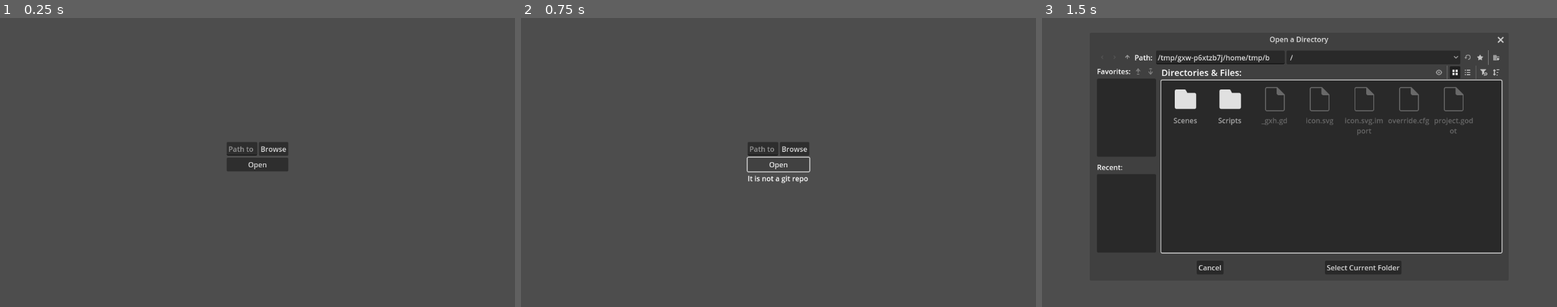
Above: before the commit, frames 1-3 (left to right).
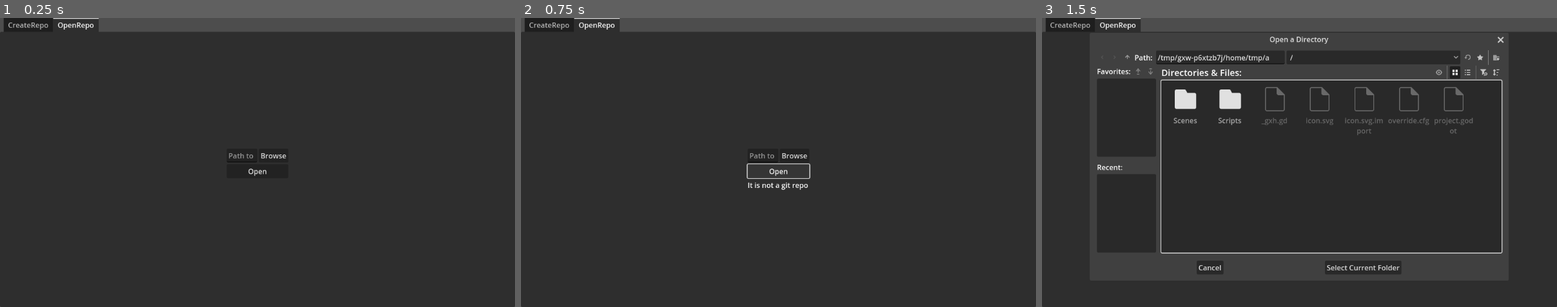
Above: after the commit, the same moments.

Repository: Grove-Game-Studios/git-grove
Game: Godot game, scene res://Scenes/Tab.tscn
Two runs of this game, one before a commit and one after it. Both use one fixed random seed, a clock stepped at 60 frames per second and the inputs below. The project has no main scene, so this scene is started directly.
Inputs:
- Up to frame 1 (0.25 s): no input
- Up to frame 2 (0.75 s): click "Open" at 0.5 s
- Up to frame 3 (1.5 s): click "Browse" at 1.25 s

The runs differ from the first frame. In frame 1, 95% of the frame differs, in the area x 0-100%, y 0-100%; in frame 2, 95%; in frame 3, 26%.

Commit message:
Small UX change

Diff:
--- a/Scenes/Tab.tscn
+++ b/Scenes/Tab.tscn
@@ -1,7 +1,8 @@
-[gd_scene load_steps=4 format=3 uid="uid://ydvb7lji1qrq"]
+[gd_scene load_steps=5 format=3 uid="uid://ydvb7lji1qrq"]
 
 [ext_resource type="Script" uid="uid://8yj2i6goht8g" path="res://Scripts/Tab.gd" id="1_3dip1"]
 [ext_resource type="PackedScene" uid="uid://bxco2jug7bp4s" path="res://Scenes/OpenRepo.tscn" id="2_qq3vb"]
+[ext_resource type="PackedScene" uid="uid://cgfop7y1qc2hk" path="res://Scenes/CreateRepo.tscn" id="3_4bvcn"]
 [ext_resource type="PackedScene" uid="uid://bk4uexmv8av8k" path="res://Scenes/RepoView.tscn" id="3_qeu5h"]
 
 [node name="Tab" type="Control"]
@@ -13,11 +14,35 @@
 grow_vertical = 2
 script = ExtResource("1_3dip1")
 
-[node name="OpenRepo" parent="." instance=ExtResource("2_qq3vb")]
-layout_mode = 1
-
 [node name="RepoView" parent="." instance=ExtResource("3_qeu5h")]
 visible = false
 layout_mode = 1
 
-[connection signal="open_repo" from="OpenRepo" to="." method="_on_open_repo_open_repo"]
+[node name="OpenCreate" type="Control" parent="."]
+layout_mode = 1
+anchors_preset = 15
+anchor_right = 1.0
+anchor_bottom = 1.0
+grow_horizontal = 2
+grow_vertical = 2
+
+[node name="TabContainer" type="TabContainer" parent="OpenCreate"]
+layout_mode = 1
+anchors_preset = 15
+anchor_right = 1.0
+anchor_bottom = 1.0
+grow_horizontal = 2
+grow_vertical = 2
+current_tab = 1
+
+[node name="CreateRepo" parent="OpenCreate/TabContainer" instance=ExtResource("3_4bvcn")]
+visible = false
+layout_mode = 2
+metadata/_tab_index = 0
+
+[node name="OpenRepo" parent="OpenCreate/TabContainer" instance=ExtResource("2_qq3vb")]
+layout_mode = 2
+metadata/_tab_index = 1
+
+[connection signal="created_repo" from="OpenCreate/TabContainer/CreateRepo" to="." method="_on_create_repo_created_repo"]
+[connection signal="open_repo" from="OpenCreate/TabContainer/OpenRepo" to="." method="_on_open_repo_open_repo"]
--- a/Scripts/CreateRepo.gd
+++ b/Scripts/CreateRepo.gd
@@ -1,4 +1,6 @@
 extends Control
+
+signal created_repo(path: String)
 
 @onready var path: LineEdit = $VBoxContainer/HBoxContainer/Path
 @onready var file_dialog: FileDialog = $VBoxContainer/HBoxContainer/FileDialog
@@ -25,6 +27,7 @@
 	if dir != "":
 		if create_repo(dir):
 			message.text = "Created repo"
+			created_repo.emit(dir)
 		else:
 			message.text = "Could not create repo"
 
--- a/Scripts/Tab.gd
+++ b/Scripts/Tab.gd
@@ -1,11 +1,17 @@
 extends Control
 
-@onready var open_repo: OpenRepo = $OpenRepo
+@onready var open_create: Control = $OpenCreate
 @onready var repo_view: RepoView = $RepoView
 
 func _on_open_repo_open_repo(path: String) -> void:
-	print("here")
+	open_repo(path)
+
+
+func _on_create_repo_created_repo(path: String) -> void:
+	open_repo(path)
+
+func open_repo(path: String):
 	repo_view.set_repo_path(path)
 
-	open_repo.hide()
+	open_create.hide()
 	repo_view.show()
